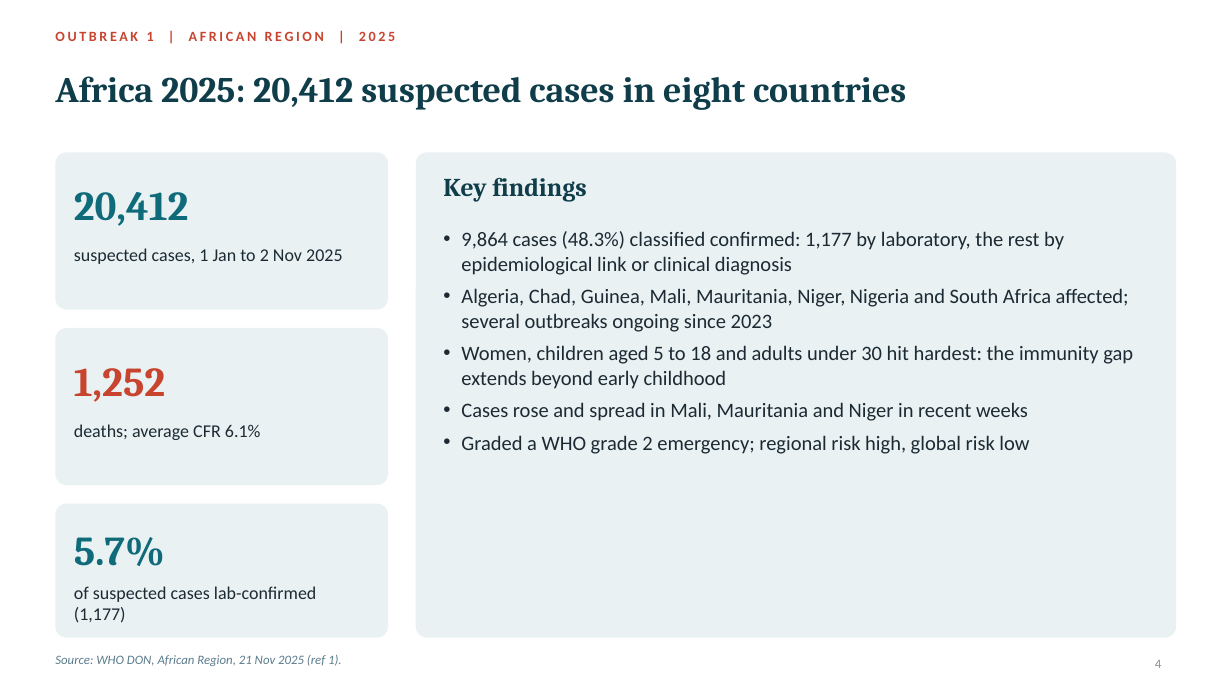
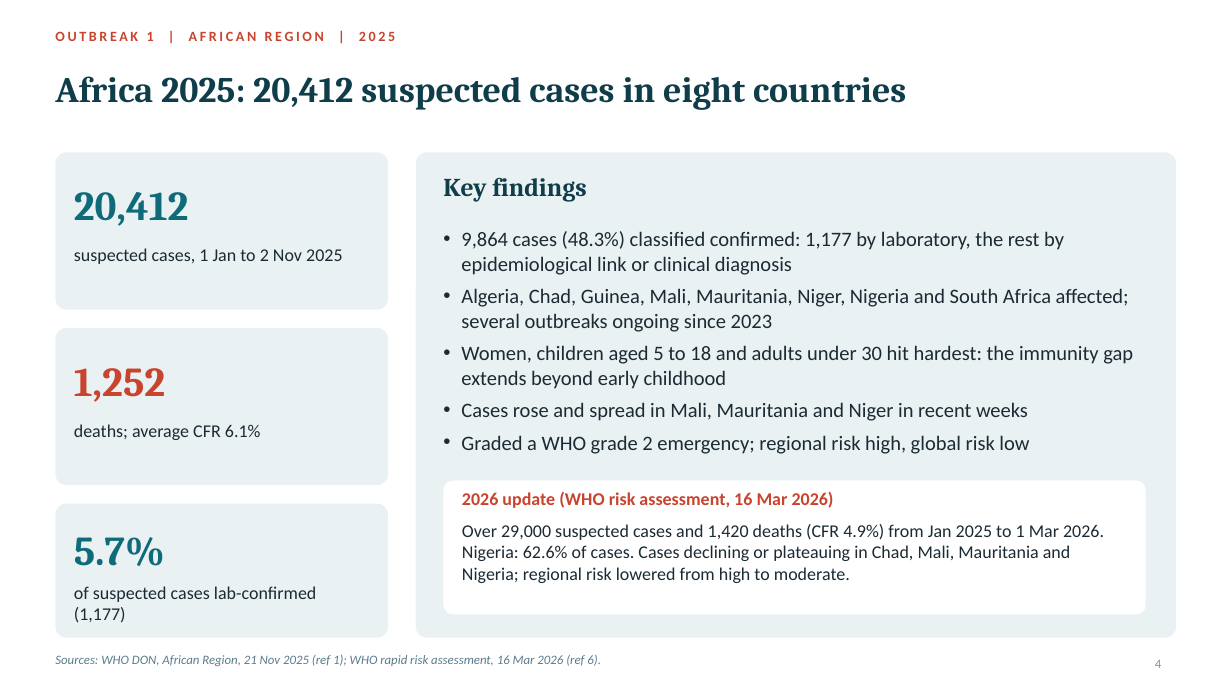
Before and after one commit to ipshobayo/Research, a slide deck: slide 4 of Diphtheria_Outbreak_Presentation.pptx. Drawn at 1232x693 pixels with LibreOffice and Linux fonts; fonts in the diff are those of the drawing. Boxes give left, top, right and bottom in pixels: in the first picture for what was removed or moved away, otherwise in the second. Text is boxed around its words. In the diff, an @@ line names an element or a change of style, - is before the commit and + after.

```diff
--- a/Diphtheria_Outbreak_Presentation.pptx
+++ b/Diphtheria_Outbreak_Presentation.pptx
@@ rounded rectangle added at [444,481,1146,615], fill #FFFFFF @@
@@ text added at [462,492,834,508], 14 pt, text #C8442F, bold @@
+2026 update (WHO risk assessment, 16 Mar 2026)
@@ text added at [462,524,1104,583], 14 pt, text #1B2A33 @@
+Over 29,000 suspected cases and 1,420 deaths (CFR 4.9%) from Jan 2025 to 1 Mar 2026. Nigeria: 62.6% of cases. Cases declining or plateauing in Chad, Mali, Mauritania and Nigeria; regional risk lowered from high to moderate.
@@ text at [55,655,601,666]: text changed @@
-Source: WHO DON, African Region, 21 Nov 2025 (ref 1).
+Sources: WHO DON, African Region, 21 Nov 2025 (ref 1); WHO rapid risk assessment, 16 Mar 2026 (ref 6).
```
Also in this commit, not shown: 3 other slides changed.
